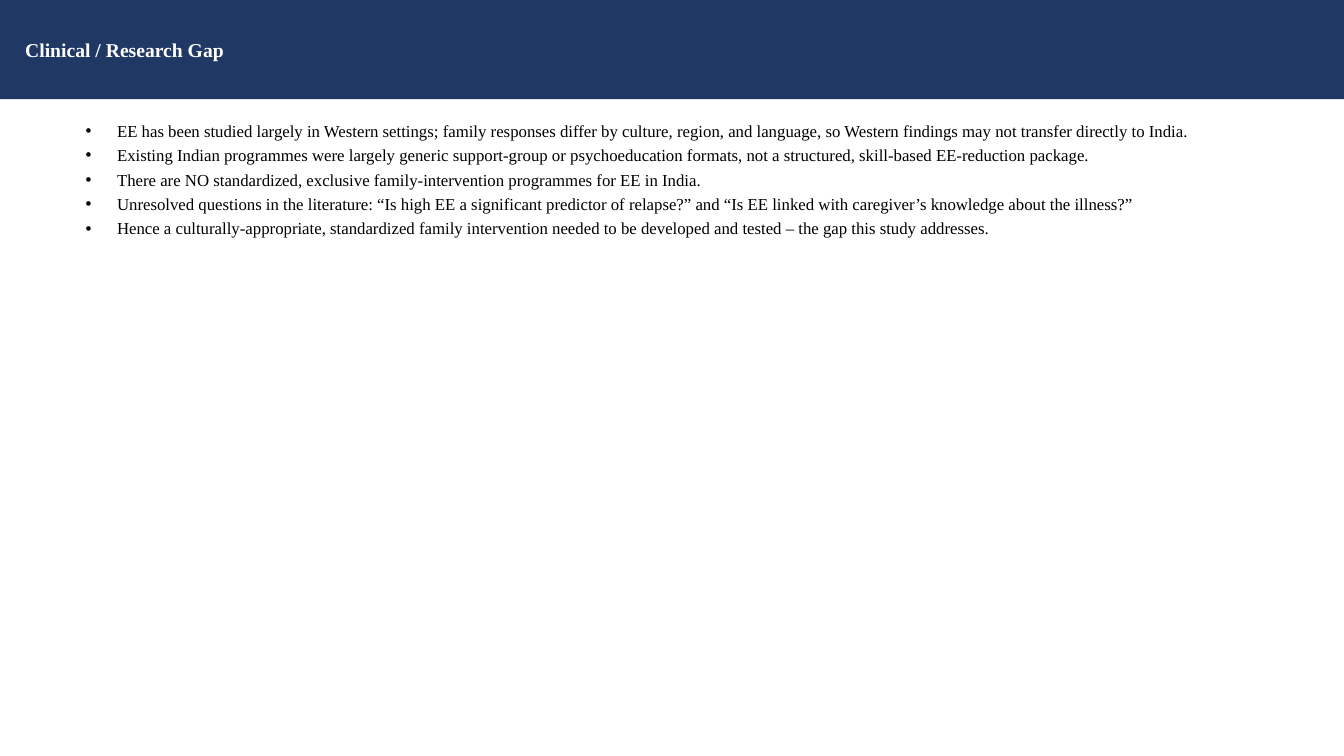
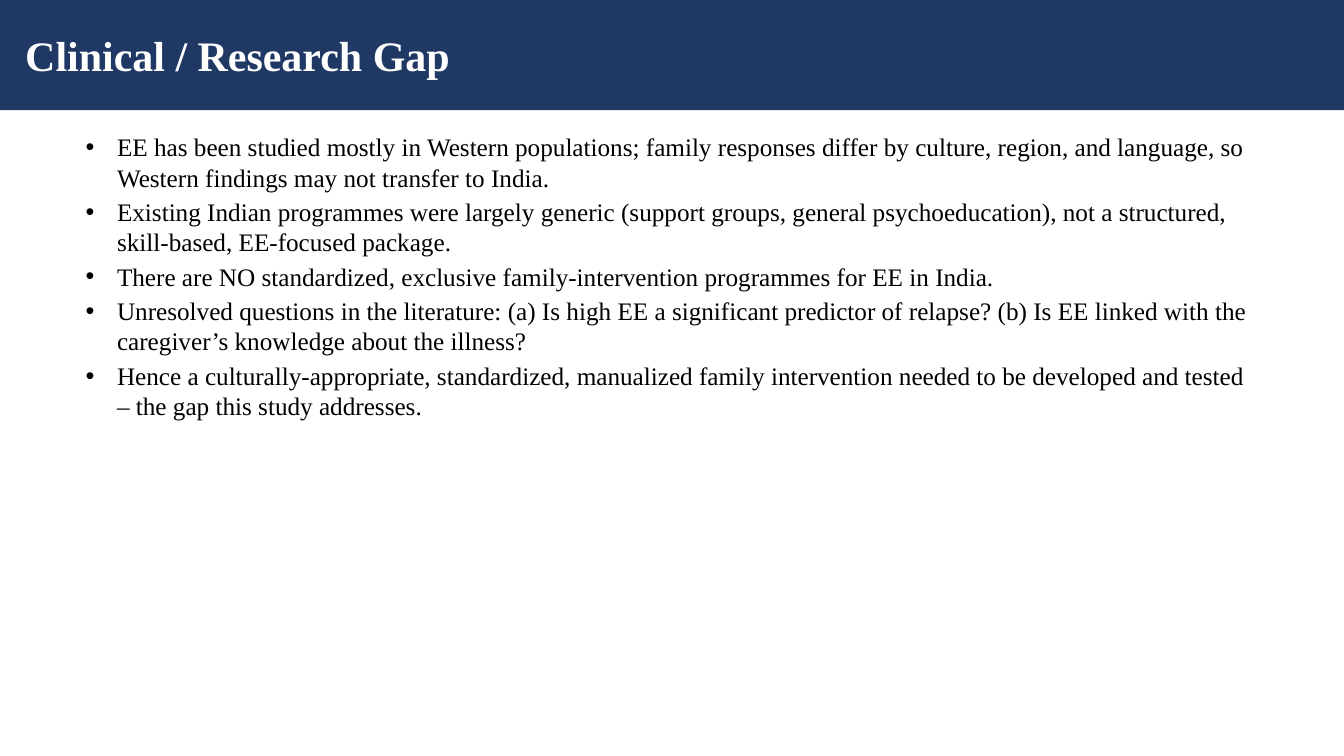
Before and after one commit to tejasdangodra786-byte/Dango-kiro, a slide deck: slide 8 of Family_Intervention_EE_Schizophrenia_JournalClub.pptx. Drawn at 1344x756 pixels with LibreOffice and Linux fonts; fonts in the diff are those of the drawing. Boxes give left, top, right and bottom in pixels: in the first picture for what was removed or moved away, otherwise in the second. Text is boxed around its words. In the diff, an @@ line names an element or a change of style, - is before the commit and + after.

Commit message:
Enhance presentation: larger fonts (18/30/40pt), detailed control vs experimental group slides, richer content

```diff
--- a/Family_Intervention_EE_Schizophrenia_JournalClub.pptx
+++ b/Family_Intervention_EE_Schizophrenia_JournalClub.pptx
@@ rectangle "Clinical / Research Gap": place and size @@
-rectangle "Clinical / Research Gap" at [0,0,1344,99]
+rectangle "Clinical / Research Gap" at [0,0,1344,110]
@@ rectangle "Clinical / Research Gap" at [0,0,1344,110]: size 14 to 30 pt @@
@@ text "EE has been studied mostly ...": place and size @@
-text "EE has been studied mostly ..." at [117,125,1188,238]
+text "EE has been studied mostly ..." at [117,138,1246,421]
@@ text at [117,138,1243,257]: text changed; size 12 to 18 pt @@
-• EE has been studied largely in Western settings; family responses differ by culture, region, and language, so Western findings may not transfer directly to India.
-• Existing Indian programmes were largely generic support-group or psychoeducation formats, not a structured, skill-based EE-reduction package.
+• EE has been studied mostly in Western populations; family responses differ by culture, region, and language, so Western findings may not transfer to India.
+• Existing Indian programmes were largely generic (support groups, general psychoeducation), not a structured, skill-based, EE-focused package.
@@ text at [117,268,993,292]: size 12 to 18 pt in "There are NO standardized, exclusive family-intervention pro ..." @@
@@ text at [117,302,1246,421]: text changed; size 12 to 18 pt @@
-• Unresolved questions in the literature: “Is high EE a significant predictor of relapse?” and “Is EE linked with caregiver’s knowledge about the illness?”
-• Hence a culturally-appropriate, standardized family intervention needed to be developed and tested – the gap this study addresses.
+• Unresolved questions in the literature: (a) Is high EE a significant predictor of relapse? (b) Is EE linked with the caregiver’s knowledge about the illness?
+• Hence a culturally-appropriate, standardized, manualized family intervention needed to be developed and tested – the gap this study addresses.
```
Also in this commit, not shown: 25 other slides changed, 2 slides added, 2 slides removed.
